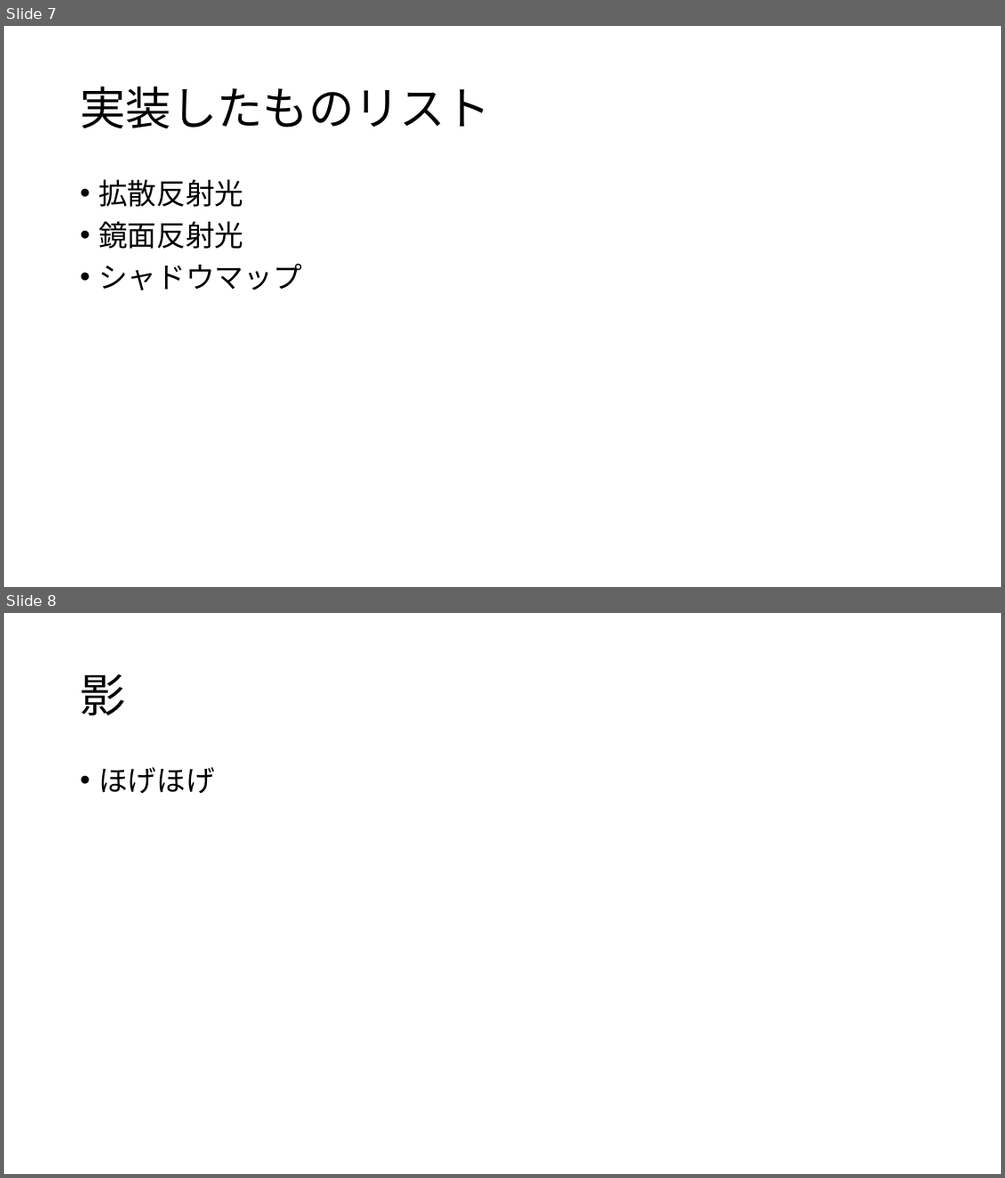
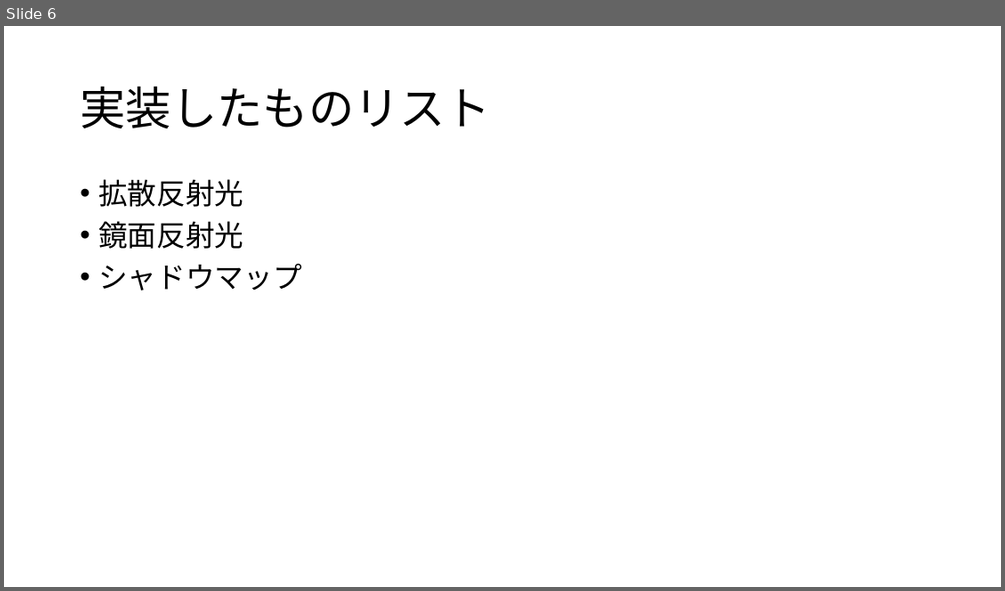
Before and after one commit to kyotento/KyotEngine, a slide deck: ポートフォリオ(仮).pptx. Shown one above the other, each under a label of ours: slides 7 and 8 before the commit, slide 6 after it. The pictures are 1005x1178 and 1005x591 pixels, drawn with LibreOffice and Linux fonts; fonts in the diff are those of the drawing. Boxes give left, top, right and bottom in pixels: in the first picture for what was removed or moved away, otherwise in the second. Text is boxed around its words. In the diff, an @@ line names an element or a change of style, - is before the commit and + after.

```diff
--- a/ポートフォリオ(仮).pptx
+++ b/ポートフォリオ(仮).pptx
@@ slide 8 removed at [4,613,1001,1174], background #FFFFFF @@
@@ title removed at [80,674,125,715] @@
-影
@@ text removed at [98,767,215,794] @@
-• ほげほげ
@@ what was slide 7 is now slide 6 @@
```
Also in this commit, not shown: 3 slides changed, 4 slides added, 2 other slides removed, 4 other files.
